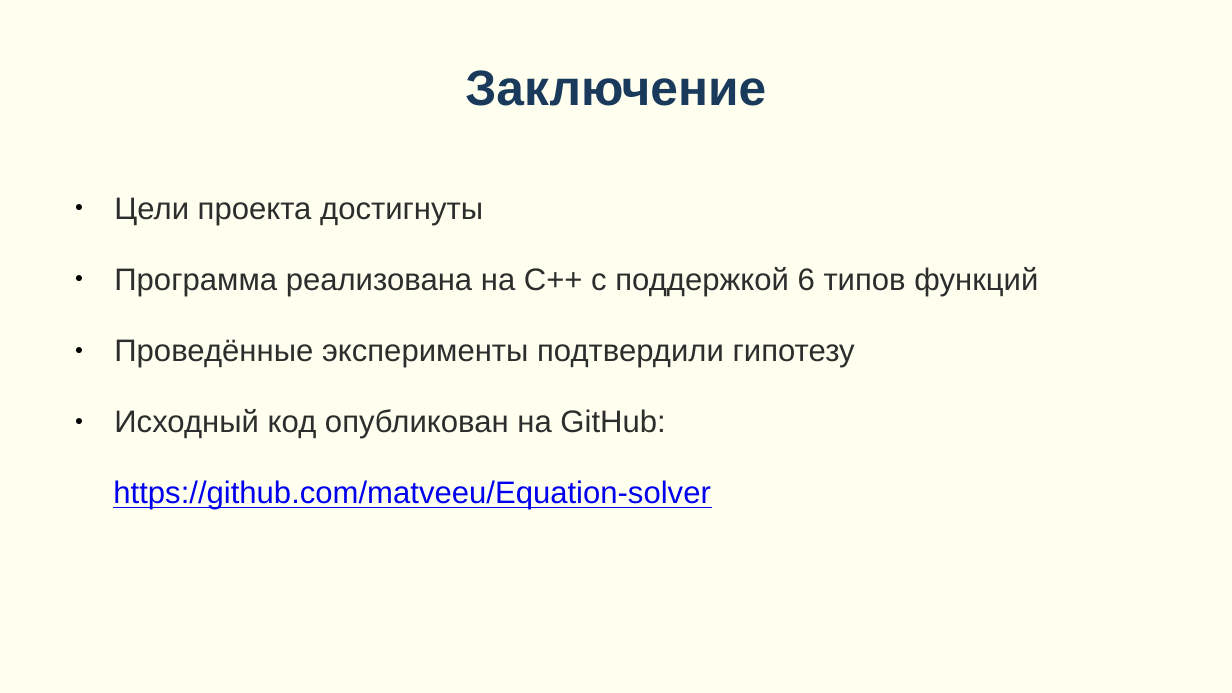
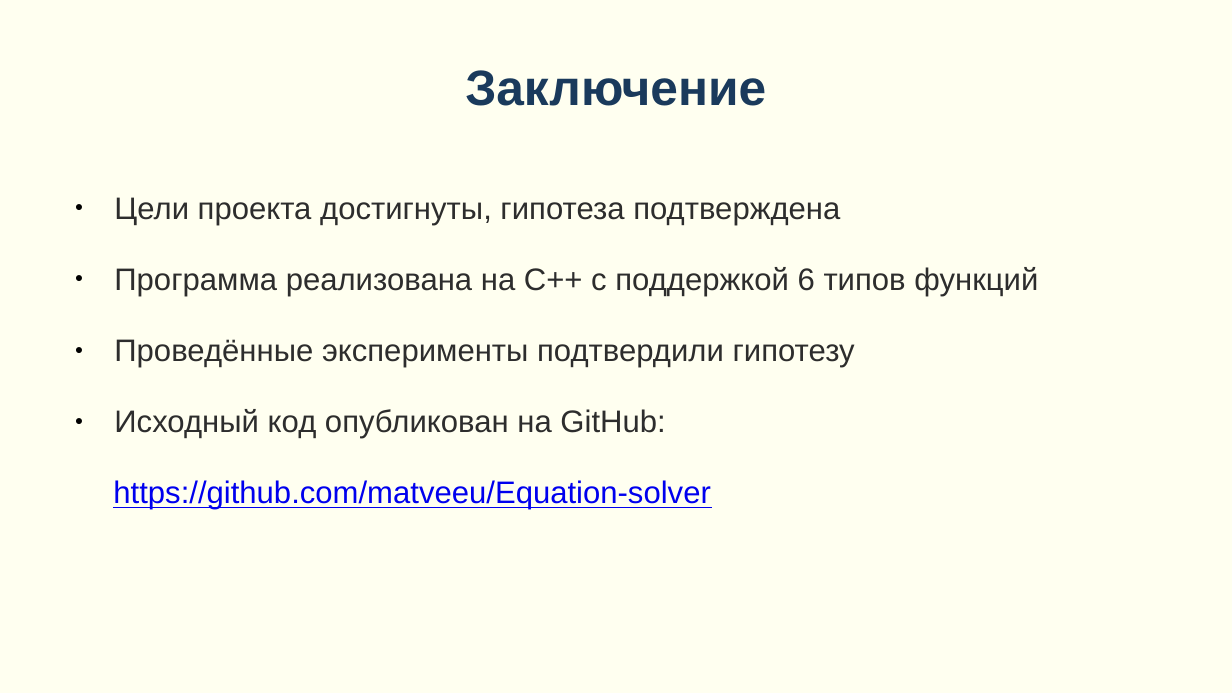
Before and after one commit to matveeu/Equation-solver, a slide deck: slide 16 of Презентация по проекту.pptx. Drawn at 1232x693 pixels with LibreOffice and Linux fonts; fonts in the diff are those of the drawing. Boxes give left, top, right and bottom in pixels: in the first picture for what was removed or moved away, otherwise in the second. Text is boxed around its words. In the diff, an @@ line names an element or a change of style, - is before the commit and + after.

```diff
--- a/Презентация по проекту.pptx
+++ b/Презентация по проекту.pptx
@@ text at [114, 197, 840, 225]: text changed @@
-● Цели проекта достигнуты
+● Цели проекта достигнуты, гипотеза подтверждена
```
Also in this commit, not shown: 8 other slides changed.
